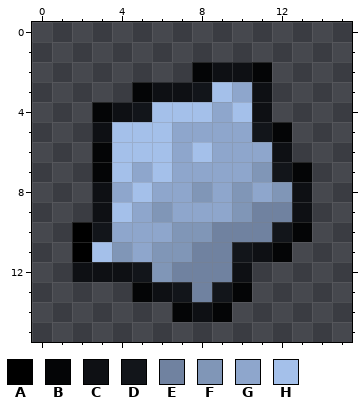
Pixel-art sprite -- images/rawOre.png. The first picture shows the starting point.
The file is 16x16 pixels.
Palette (. is transparent): A #000000  B #040506  C #0e1014  D #12151a  E #7082a0  F #8096b7  G #8ea6cc  H #a4c0ea
Pixels before, first column x 2:
 2 ......BCCB..
 3 ...BCCDHGC..
 4 .BCDHHHGHC..
 5 .CHHHGGGGDB.
 6 .BHHHGHGGGC.
 7 .BHGHGGGGFDB
 8 .CGHGGFGFGFC
 9 .CHGFGGGFEEC
10 ADGGGFFEEEDB
11 AHFGFFEEDCB.
12 CCCDFEEEC...
13 ...BCDEDB...
14 .....BCB....
Once edited:
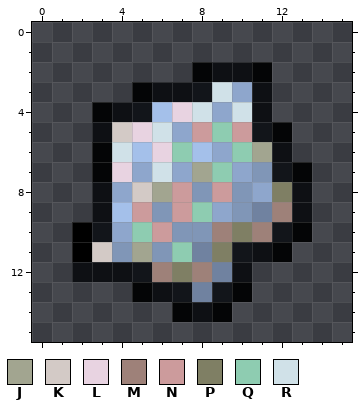
Colours new in this view: J #a2a590  K #d3cac6  L #e8d3e1  M #9e8179  N #cc9b9c  P #7f7f64  Q #8eccb1  R #d0e1e8
Commit message: Update the image for the raw ore like mixed materials
What changed:
Colour G gives way to colour J in row 6 at x 11; in row 7 at x 8; in row 8 at x 6; in row 11 at x 5.
Colour H gives way to colour K in row 5 at x 4; in row 8 at x 5; in row 11 at x 3.
Colour H gives way to colour L in row 4 at x 7; in row 5 at x 5; in row 6 at x 6; in row 7 at x 4.
Colour E gives way to colour M in row 9 at x 12; in row 10 at x 9 and 11; in row 12 at x 8.
Colour F gives way to colour M in row 12 at x 6.
Colour G gives way to colour N in row 5 at x 8 and 10; in row 8 at x 7 and 9; in row 9 at x 5 and 7; in row 10 at x 6.
Colour E gives way to colour P in row 10 at x 10; in row 11 at x 9; in row 12 at x 7.
Colour F gives way to colour P in row 8 at x 12.
Colour F gives way to colour Q in row 11 at x 7.
Colour G gives way to colour Q in row 5 at x 9; in row 6 at x 7 and 10; in row 7 at x 9; in row 9 at x 8; in row 10 at x 5.
Colour H gives way to colour R in row 3 at x 9; in row 4 at x 8 and 10; in row 5 at x 6; in row 6 at x 4; in row 7 at x 6.
Boxes around the changes in both pictures, in picture pixels (x1, y1, x2, y2):
changed: (92, 82, 292, 282)
